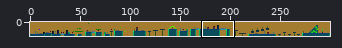
Sprite sheet, stored at resources/images/1.png. The first picture is a wide view before the edit; the outline marks the close-up.
Close-up. Before the commit:
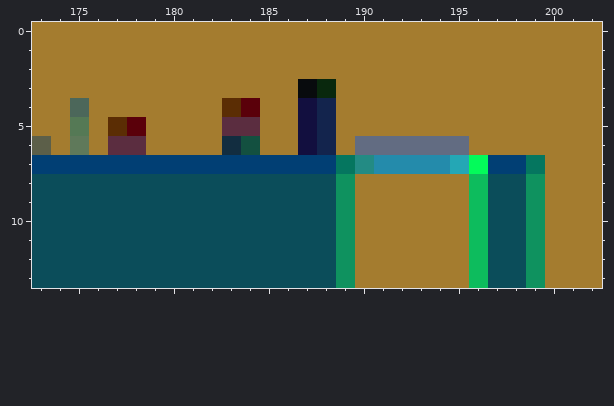
The file is 300x14 pixels. Colours within 5 levels of each other are drawn and written as one. Shown: x 173..202, y 0..13. The commit also changed other parts of the picture, which this record leaves out.
Now the later version:
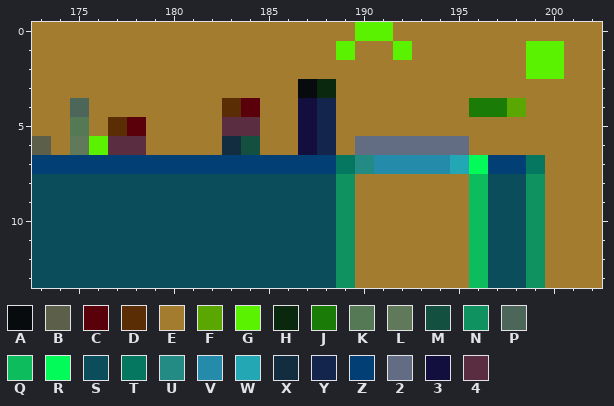
Palette (. is transparent): A #080b0d  B #5c5f49  C #5a000a  D #5b2d04  E #a47c2f  F #5ba701  G #5af200  H #09280d  J #1a7c06  K #557955  L #5f795a  M #135040  N #0f925f  P #4c675a  Q #0dbc5d  R #03fb5a  S #0b4d5a  T #05765f  U #238b84  V #248bab  W #24a7b5  X #122d40  Y #13244d  Z #013f74  2 #626c82  3 #120f3f  4 #5b2d40
Change:
y 0: x 190..191 EE -> GG
y 1: x 189 E -> G; x 192 E -> G; x 199..200 EE -> GG
y 2: x 199..200 EE -> GG
y 4: x 196..198 EEE -> JJF
y 6: x 176 E -> G
Where, in picture pixels (left, top, right, bottom), the same in both close-ups:
changed: (336, 22, 564, 117)
changed: (89, 136, 108, 155)
